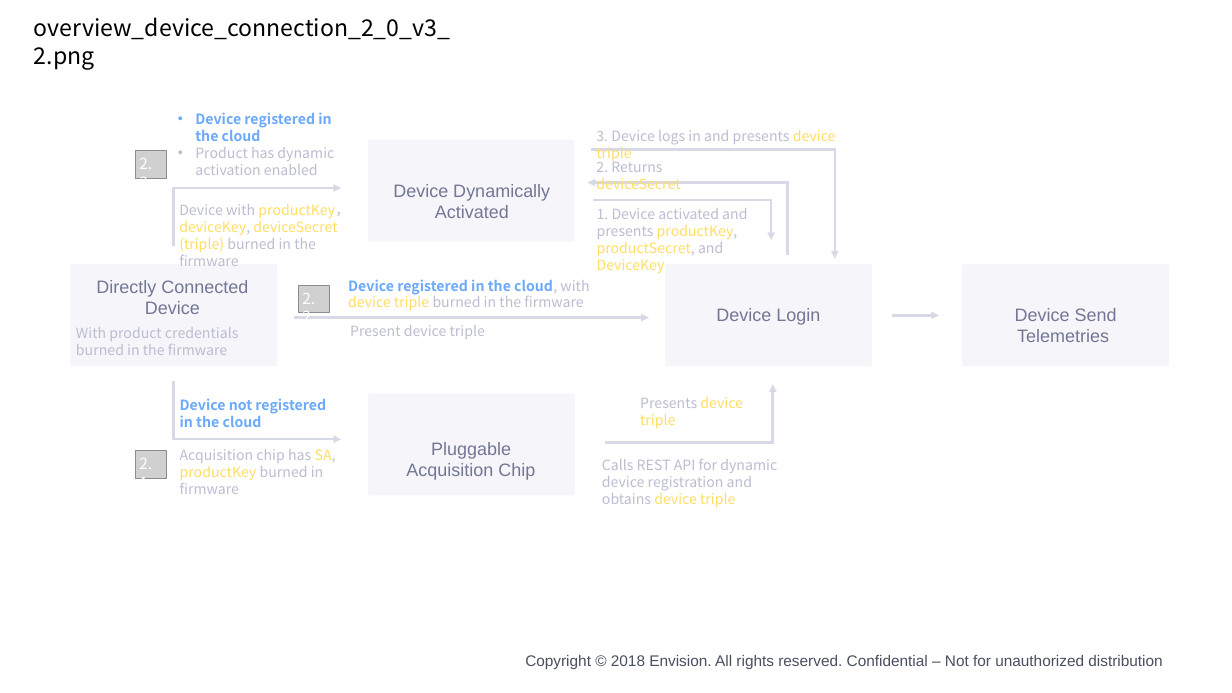
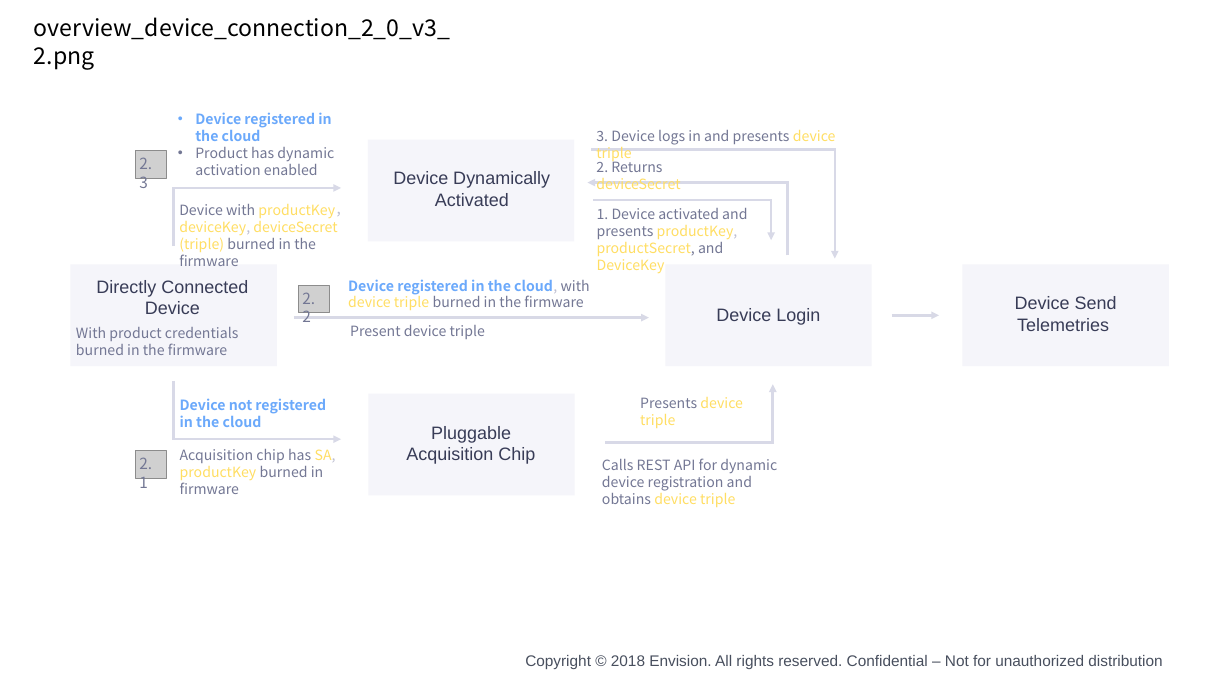
Before and after one commit to kikuchiyo/device_connection_en, a slide deck: slide 2 of media/device_en.pptx. Drawn at 1232x693 pixels with LibreOffice and Linux fonts; fonts in the diff are those of the drawing; grey boxes stand for pictures; background and template pictures are left out. Boxes give left, top, right and bottom in pixels: in the first picture for what was removed or moved away, otherwise in the second. Text is boxed around its words. In the diff, an @@ line names an element or a change of style, - is before the commit and + after.

```diff
--- a/media/device_en.pptx
+++ b/media/device_en.pptx
@@ text at bbox=[195, 147, 334, 175]: text colour #BCBDD0 to #737794 in "Product has dynamic activation enabled" @@
@@ text "3. Device logs in and ..." at bbox=[596, 130, 836, 162]: text colour #BCBDD0 to #737794 in "3. Device logs in and presents" @@
@@ text colour #FFFFFF to #737794 in 3 elements at bbox=[139, 458, 152, 488], bbox=[302, 293, 315, 322], bbox=[139, 158, 152, 192] @@
@@ text "Device Dynamically Activated": place and size @@
-text "Device Dynamically Activated" at bbox=[393, 184, 550, 218]
+text "Device Dynamically Activated" at bbox=[393, 171, 550, 206]
@@ text "2. Returns deviceSecret" at bbox=[596, 158, 680, 189]: text colour #BCBDD0 to #737794 in "2. Returns" @@
@@ text "Device with productKey，" at bbox=[179, 204, 349, 266]: text colour #BCBDD0 to #737794 in "Device with", "burned in the firmware" @@
@@ text "1. Device activated and presents ..." at bbox=[597, 208, 747, 274]: text colour #BCBDD0 to #737794 in "1. Device activated and presents productSecret, and" @@
@@ text "Device registered in the cloud, ..." at bbox=[348, 279, 590, 310]: text colour #BCBDD0 to #737794 in "with burned in the firmware" @@
@@ text "Device Send Telemetries": place and size @@
-text "Device Send Telemetries" at bbox=[1015, 308, 1117, 342]
+text "Device Send Telemetries" at bbox=[1015, 296, 1117, 331]
@@ text "With product credentials burned in ..." at bbox=[76, 327, 238, 355]: text colour #BCBDD0 to #737794 @@
@@ text "Present device triple" at bbox=[350, 325, 485, 339]: text colour #BCBDD0 to #737794 @@
@@ text colour #737794 to #383C57 in 5 elements at bbox=[96, 280, 248, 314], bbox=[716, 308, 820, 325], bbox=[1015, 296, 1117, 331], bbox=[393, 171, 550, 206], bbox=[406, 426, 535, 464] @@
@@ text "Pluggable Acquisition Chip": place and size @@
-text "Pluggable Acquisition Chip" at bbox=[406, 442, 535, 480]
+text "Pluggable Acquisition Chip" at bbox=[406, 426, 535, 464]
@@ text "Presents device triple" at bbox=[640, 397, 743, 428]: text colour #BCBDD0 to #737794 in "Presents" @@
@@ text "Acquisition chip has SA, productKey ..." at bbox=[180, 449, 336, 494]: text colour #BCBDD0 to #737794 in "Acquisition chip has burned in firmware" @@
@@ text "Calls REST API for dynamic ..." at bbox=[602, 458, 777, 507]: text colour #BCBDD0 to #737794 in "Calls REST API for dynamic device registration ..." @@
```
Also in this commit, not shown: 4 other slides changed, 7 other files.
